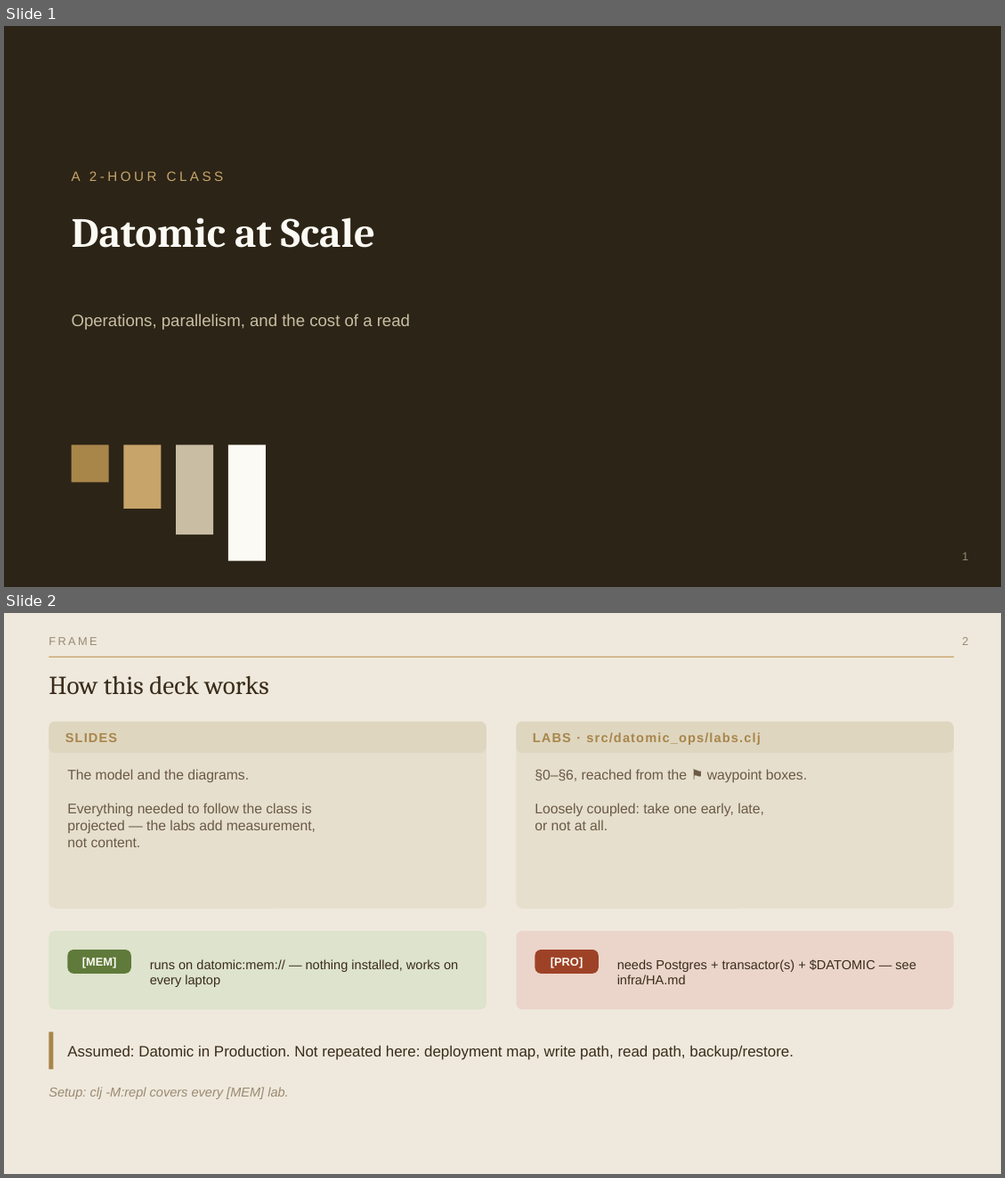
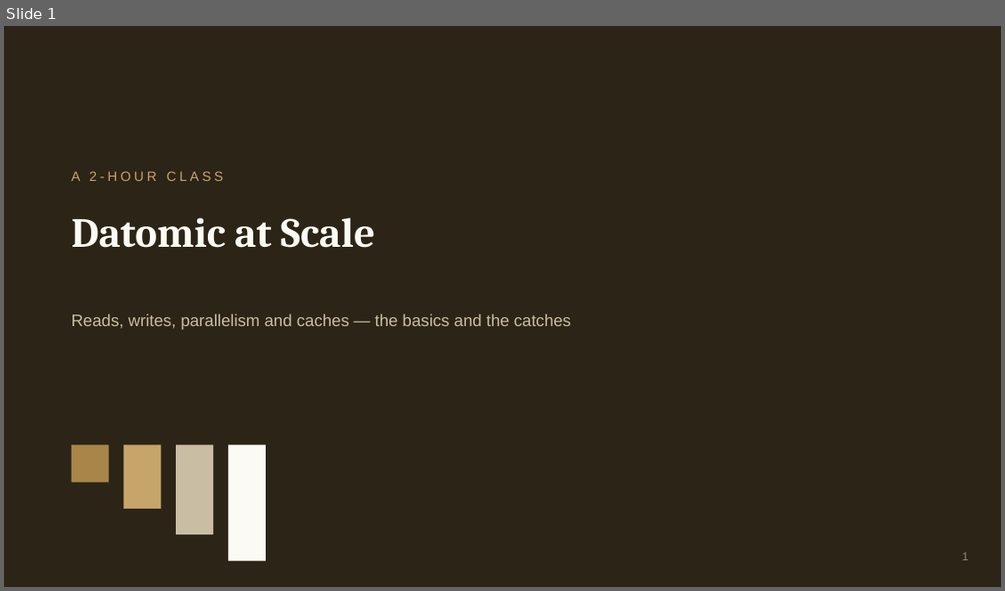
Before and after one commit to 4coders-com-br/datomic-model, a slide deck: datomic-at-scale.pptx. Shown one above the other, each under a label of ours: slides 1 and 2 before the commit, slide 1 after it. The pictures are 1005x1178 and 1005x591 pixels, drawn with LibreOffice and Linux fonts; fonts in the diff are those of the drawing. Boxes give left, top, right and bottom in pixels: in the first picture for what was removed or moved away, otherwise in the second. Text is boxed around its words. In the diff, an @@ line names an element or a change of style, - is before the commit and + after.

Commit message:
Simplify Datomic at Scale into a slides-only class
- 27-slide deck (was 42): four topics — reads, writes, parallelism,
  caches — each as basics -> one easy example -> the main catches;
  pptx regenerated from the reworked deck.js, markdown deck to match.
- Preclass brief: nothing to install or run; assumes only the
  Production class vocabulary.
- Drop the REPL labs (src/datomic_ops/labs.clj) — the class no longer
  has hands-on labs; infra/HA files stay as optional extras.
- README: class blurb and file list updated to match.

```diff
--- a/datomic-at-scale.pptx
+++ b/datomic-at-scale.pptx
@@ slide 2 removed at <box>4,613,1001,1174</box>, background #FFFFFF @@
@@ rectangle removed at <box>4,613,1001,1174</box> @@
@@ text removed at <box>48,637,97,645</box> @@
-FRAME
@@ text removed at <box>962,637,968,645</box> @@
-2
@@ rectangle removed at <box>48,657,954,657</box> @@
@@ text removed at <box>48,675,268,695</box> @@
-How this deck works
@@ rounded rectangle removed at <box>48,722,486,908</box> @@
@@ rounded rectangle removed at <box>48,722,486,753</box> @@
@@ text removed at <box>65,733,117,742</box> @@
-SLIDES
@@ rounded rectangle removed at <box>517,722,954,908</box> @@
@@ rounded rectangle removed at <box>517,722,954,753</box> @@
@@ text removed at <box>533,732,760,745</box> @@
-LABS · src/datomic_ops/labs.clj
@@ text removed at <box>67,769,316,847</box> @@
-The model and the diagrams.
-Everything needed to follow the class is
-projected — the labs add measurement,
-not content.
@@ text removed at <box>534,769,807,830</box> @@
-§0–§6, reached from the ⚑ waypoint boxes.
-Loosely coupled: take one early, late,
-or not at all.
@@ rounded rectangle removed at <box>48,931,486,1009</box> @@
@@ rounded rectangle removed at <box>517,931,954,1009</box> @@
@@ rounded rectangle removed at <box>67,949,131,973</box> @@
@@ text removed at <box>82,957,117,968</box> @@
-[MEM]
@@ text removed at <box>150,959,458,987</box> @@
-runs on datomic:mem:// — nothing installed, works on every laptop
@@ rounded rectangle removed at <box>535,949,599,973</box> @@
@@ text removed at <box>550,957,582,968</box> @@
-[PRO]
@@ text removed at <box>617,959,915,984</box> @@
-needs Postgres + transactor(s) + $DATOMIC — see infra/HA.md
@@ rectangle removed at <box>48,1032,53,1070</box> @@
@@ text removed at <box>67,1045,793,1060</box> @@
-Assumed: Datomic in Production. Not repeated here: deployment map, write path, read path, backup/restore.
@@ text removed at <box>48,1086,288,1099</box> @@
-Setup: clj -M:repl covers every [MEM] lab.
@@ slide 1 changed as well @@
@@ text at <box>72,313,571,329</box>: text changed @@
-Operations, parallelism, and the cost of a read
+Reads, writes, parallelism and caches — the basics and the catches
```
Also in this commit, not shown: 4 other slides changed, 22 slides added, 35 other slides removed, 5 other files.
